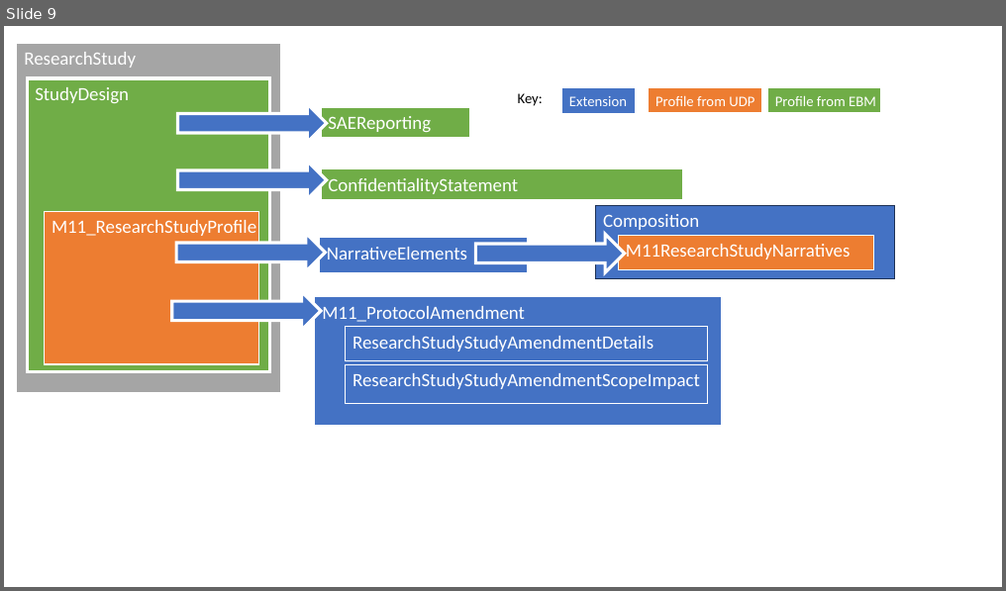
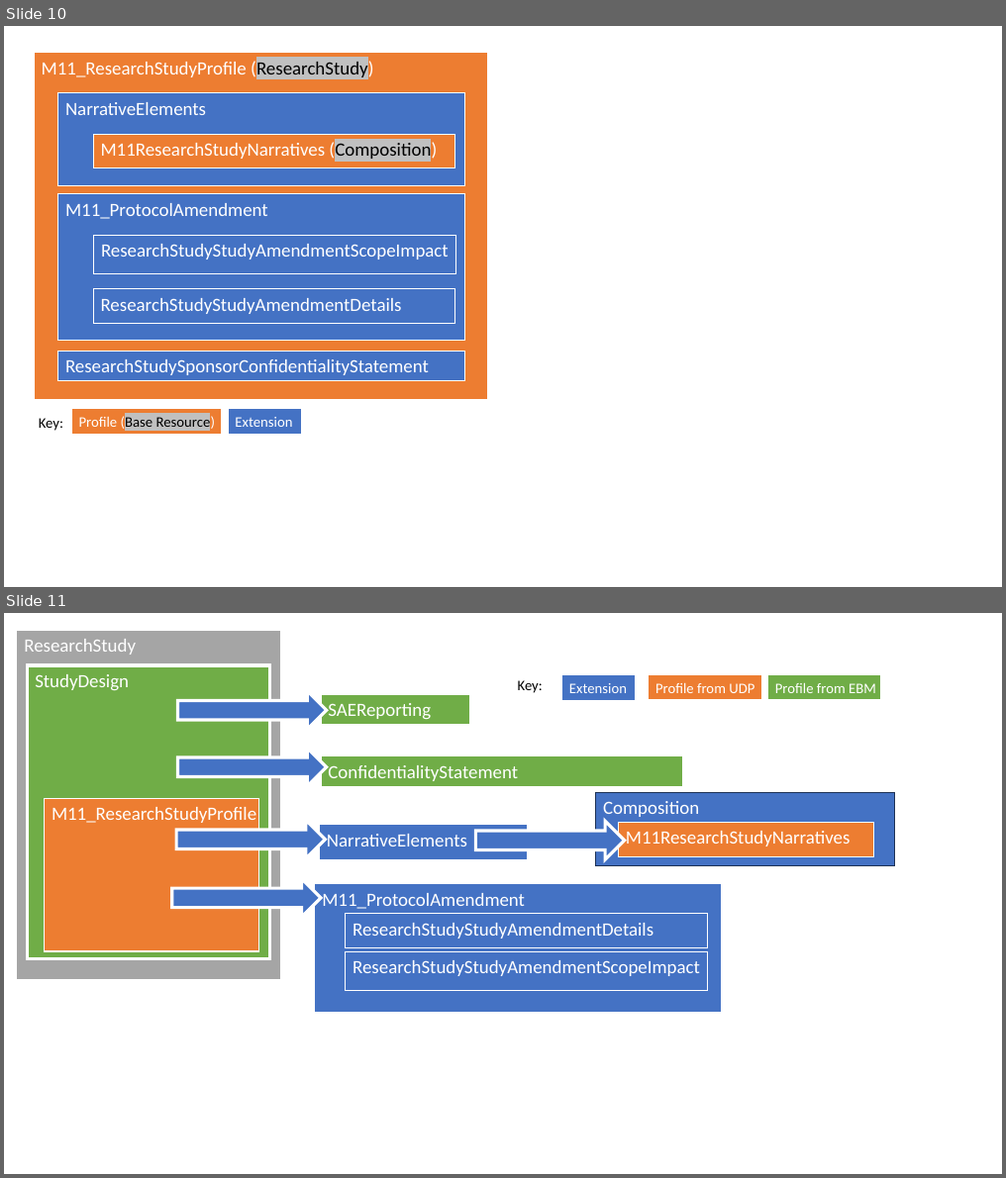
Before and after one commit to HL7/vulcan-udp-ig, a slide deck: input/images-source/Images.pptx. Shown one above the other, each under a label of ours: slide 9 before the commit, slides 10 and 11 after it. The pictures are 1006x591 and 1006x1178 pixels, drawn with LibreOffice and Linux fonts; fonts in the diff are those of the drawing. Boxes give left, top, right and bottom in pixels: in the first picture for what was removed or moved away, otherwise in the second. Text is boxed around its words. In the diff, an @@ line names an element or a change of style, - is before the commit and + after.

```diff
--- a/input/images-source/Images.pptx
+++ b/input/images-source/Images.pptx
@@ slide 10 added at (4, 26, 1002, 587), background #FFFFFF @@
@@ rectangle added at (34, 52, 488, 399), fill #ED7D31, outline #FFFFFF 1 pt, 18 pt, text #FFFFFF @@
+M11_ResearchStudyProfile (ResearchStudy)
@@ rectangle added at (57, 93, 465, 186), fill #4472C4, outline #FFFFFF 1 pt, 18 pt, text #FFFFFF @@
+NarrativeElements
@@ rectangle added at (93, 134, 455, 169), fill #ED7D31, outline #FFFFFF 1 pt, 18 pt, text #FFFFFF @@
+M11ResearchStudyNarratives (Composition)
@@ rectangle added at (57, 193, 465, 340), fill #4472C4, outline #FFFFFF 1 pt, 18 pt, text #FFFFFF @@
+M11_ProtocolAmendment
@@ rectangle added at (94, 235, 456, 274), fill #4472C4, outline #FFFFFF 1 pt, 18 pt, text #FFFFFF @@
+ResearchStudyStudyAmendmentScopeImpact
@@ rectangle added at (93, 288, 455, 323), fill #4472C4, outline #FFFFFF 1 pt, 18 pt, text #FFFFFF @@
+ResearchStudyStudyAmendmentDetails
@@ rectangle added at (57, 351, 465, 381), fill #4472C4, outline #FFFFFF 1 pt, 18 pt, text #FFFFFF @@
+ResearchStudySponsorConfidentialityStatement
@@ rectangle added at (71, 409, 222, 434), fill #ED7D31, outline #FFFFFF 1 pt, 14 pt, text #000000 @@
+Profile (Base Resource)
@@ rectangle added at (228, 409, 301, 435), fill #4472C4, outline #FFFFFF 1 pt, 14 pt, text #FFFFFF @@
+Extension
@@ text added at (39, 418, 63, 431), 14 pt, text #000000 @@
+Key:
@@ what was slide 9 is now slide 11 @@
```
Also in this commit, not shown: 1 other slide added, 6 other files.
